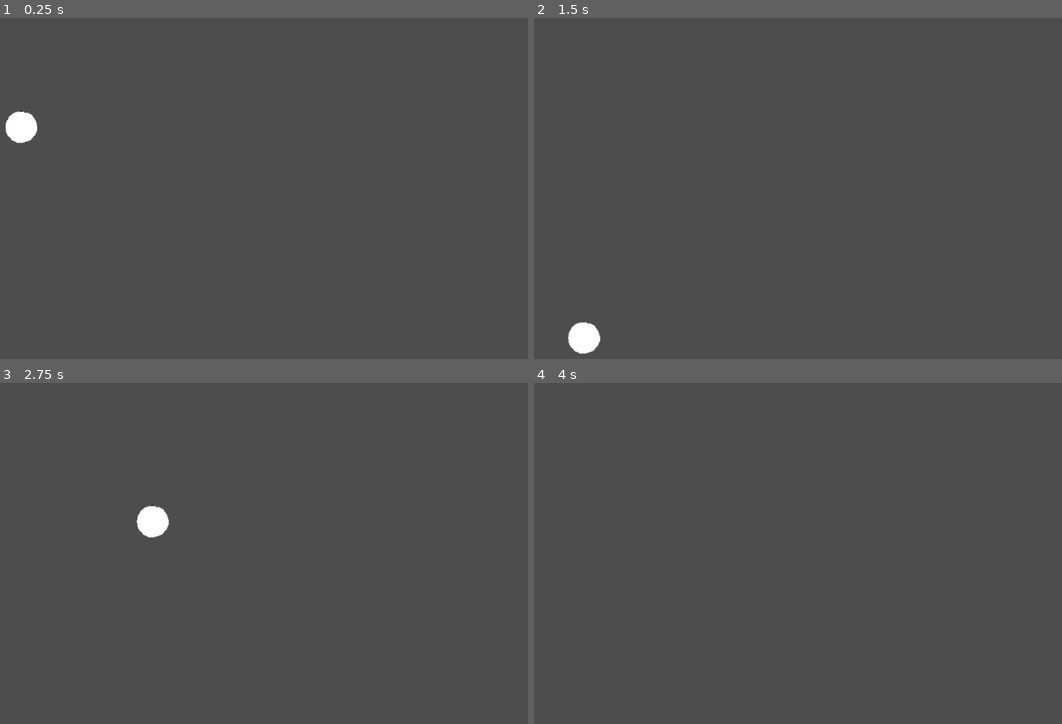
Above: before the commit, frames 1-4 (two rows, left to right).
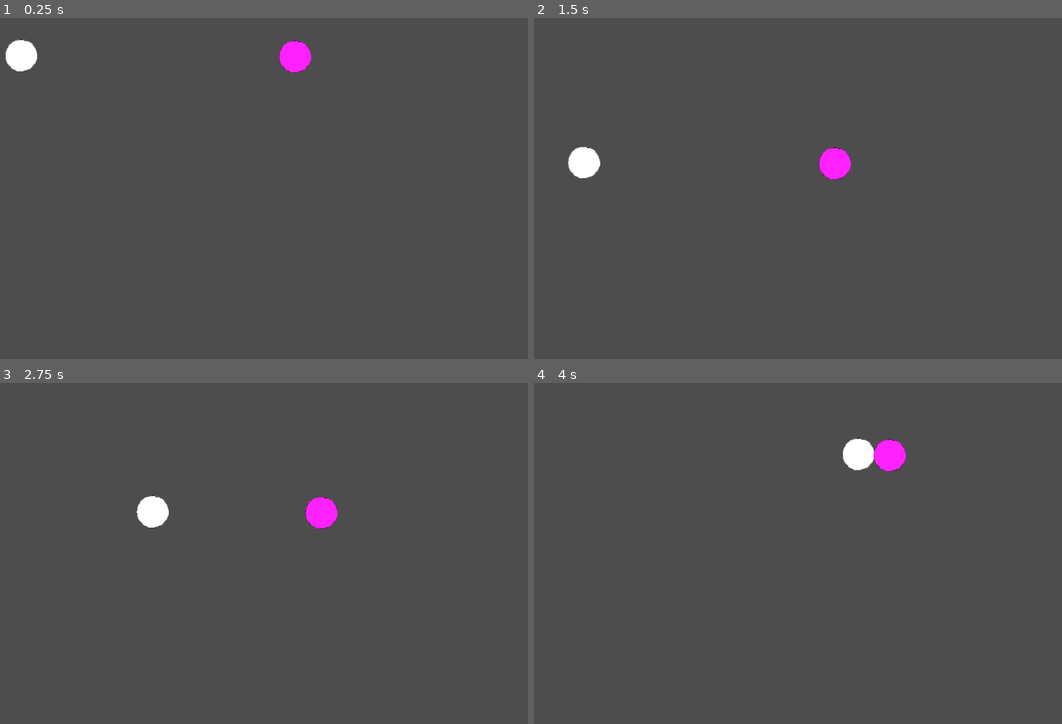
Above: after the commit, the same moments.

Repository: rafarillo/nature-of-code
Game: Godot game, scene res://Scenes/Forces.tscn
The game is run twice, just before and just after one commit, with the same random seed, the same clock (stepped at 60 frames per second) and the same inputs. This scene is started directly instead of the project's main scene.
Inputs (mouse positions are in pixels of both pictures, inside the frame that each line leads up to):
- Up to frame 1 (0.25 s): no input
- Up to frame 2 (1.5 s): move the mouse to (882, 157) at 0.52 s; click (882, 157) at 0.67 s; move the mouse to (607, 195) at 1.27 s; click (607, 195) at 1.42 s
- Up to frame 3 (2.75 s): move the mouse to (269, 461) at 2.02 s; click (269, 461) at 2.17 s
- Up to frame 4 (4 s): move the mouse to (708, 614) at 2.77 s; click (708, 614) at 2.92 s; move the mouse to (930, 597) at 3.52 s; click (930, 597) at 3.67 s

The runs differ from the first frame. In frame 1, 1.4% of the frame differs, in the area x 1-59%, y 6-37%; in frame 2, 1.4%, in the area x 6-61%, y 37-99%; in frame 3, 0.8%; in frame 4, 0.9%.

Commit message:
[feat] Start add friction

Diff:
--- a/Scenes/Forces.tscn
+++ b/Scenes/Forces.tscn
@@ -4,13 +4,22 @@
 [ext_resource type="Texture2D" uid="uid://brykxm0et2sf8" path="res://Circle.png" id="2_yot5c"]
 [ext_resource type="Script" uid="uid://bsjs6iwlk3ja6" path="res://Scripts/Particle.gd" id="3_5mnf5"]
 
-[node name="Forces" type="Node2D" node_paths=PackedStringArray("_particle")]
+[node name="Forces" type="Node2D" node_paths=PackedStringArray("_particles")]
 script = ExtResource("1_ka6jj")
-_particle = NodePath("Sprite2D")
-_gravityIntensity = 5000.0
+_particles = [NodePath("Particle 1"), NodePath("Particle 2")]
+_gravityIntensity = 1000.0
 _windForce = Vector2(1000, 0)
 
-[node name="Sprite2D" type="Sprite2D" parent="."]
+[node name="Particle 1" type="Sprite2D" parent="."]
 position = Vector2(277, 84)
 texture = ExtResource("2_yot5c")
 script = ExtResource("3_5mnf5")
+Radius = 32.0
+
+[node name="Particle 2" type="Sprite2D" parent="."]
+modulate = Color(1, 0.133333, 1, 1)
+position = Vector2(819, 86)
+texture = ExtResource("2_yot5c")
+script = ExtResource("3_5mnf5")
+_mass = 5.0
+Radius = 32.0
--- a/Scripts/ForceSimulation.gd
+++ b/Scripts/ForceSimulation.gd
@@ -1,16 +1,18 @@
 extends Node2D
 
-@export var _particle: Particle
+@export var _particles: Array[Particle]
 @export var _gravityIntensity: float = 10000.0
 @export var _windForce: Vector2 = Vector2.RIGHT
 
 func _process(delta: float) -> void:
-	_particle.Force = Vector2.DOWN * _gravityIntensity
-	if Input.is_mouse_button_pressed(MOUSE_BUTTON_LEFT):
-		_particle.Force += _windForce
-	_particle.ApplyForce(delta)
+	for particle in _particles:
+		particle.Force = Vector2.DOWN * _gravityIntensity * particle.Mass
+		if Input.is_mouse_button_pressed(MOUSE_BUTTON_LEFT):
+			particle.Force += _windForce
+		particle.ApplyForce(delta)
 
-	if _particle.position.y >= get_window().size.y:
-		_particle.Vel.y *= -1.0
-	if _particle.position.x >= get_window().size.x or _particle.position.x <= 0:
-		_particle.Vel.x *= -1.0
+		if particle.position.y >= get_window().size.y - particle.Radius:
+			particle.Vel.y *= -1.0
+			print("Friction")
+		if particle.position.x >= get_window().size.x - particle.Radius or particle.position.x <= particle.Radius:
+			particle.Vel.x *= -1.0
--- a/Scripts/Particle.gd
+++ b/Scripts/Particle.gd
@@ -12,8 +12,16 @@
         Vel = new_value
     get:
         return Vel
+@export var Radius: float = 64:
+    set(new_value):
+        Radius = new_value
+    get:
+        return Radius
 
 var _acc:Vector2 = Vector2.ZERO
+var Mass: float:
+    get:
+        return _mass
 
 func ApplyForce(dt:float):
     _acc = Force / _mass
